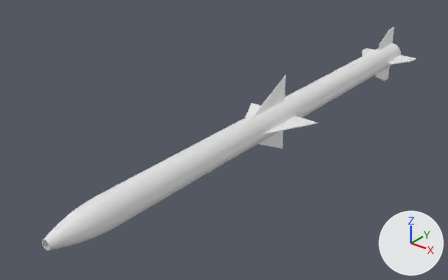
Two versions of the FBX model SF-1/Models/AAM.fbx, one commit apart.
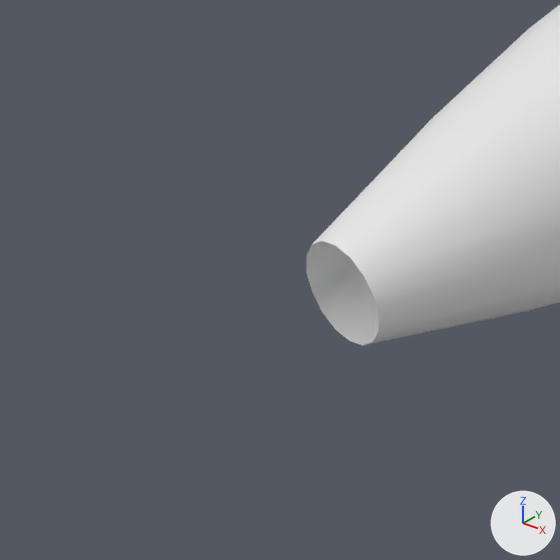
Each version appears first whole from a 50 mm camera at (2.11, -3.1, 1.67) aimed at (-0.19, -0.22, -0.11), and next in a close-up on the part from 2% to 15% of the width and 76% to 98% of the height. The lights are fixed; the arrows at lower right show +X, +Y and +Z. Where no turn or scale is listed for an object, it has been applied to the vertices. Vertices at the same position are counted once.

Names of what the first close-up shows: 'AAM'.
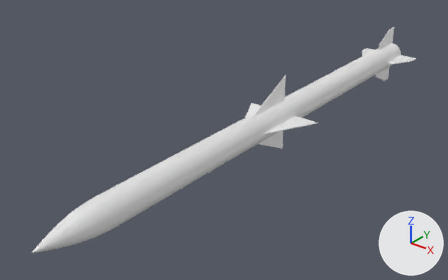
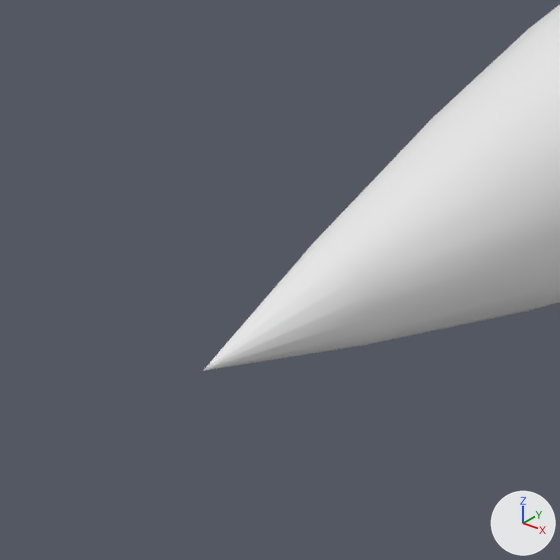
Where the change shows, as pixel boxes (x1, y1, x2, y2) in the close-ups (560 x 560 px):
'AAM', reshaped: before (306, 5, 560, 346); after (203, 5, 560, 371)
part 1 of me_circle_001, added: after (203, 240, 380, 371)

Patch to the scene script:
```diff
--- a/SF-1/Models/AAM.fbx.py
+++ b/SF-1/Models/AAM.fbx.py
@@ me_circle_001 @@
 # used by ob_aam; location = (0.0, 0.0, 0.0)
-me_circle_001.from_pydata(...)  # 264 vertices, 232 faces; spans x -0.27..0.27, y -1.85..1.85, z -0.27..0.27
+me_circle_001.from_pydata(...)  # 274 vertices, 260 faces; spans x -0.27..0.27, y -1.85..1.85, z -0.27..0.27
+# me_circle_001 part 1
+# 16 vertices are added at x 0.0, y -1.84, z 0.0
+# 32 new faces join them
```
